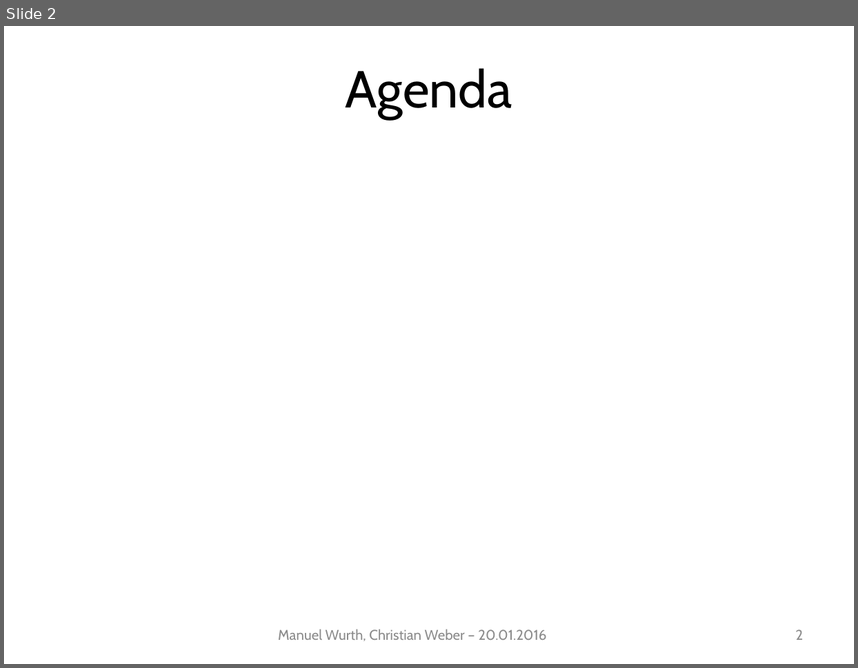
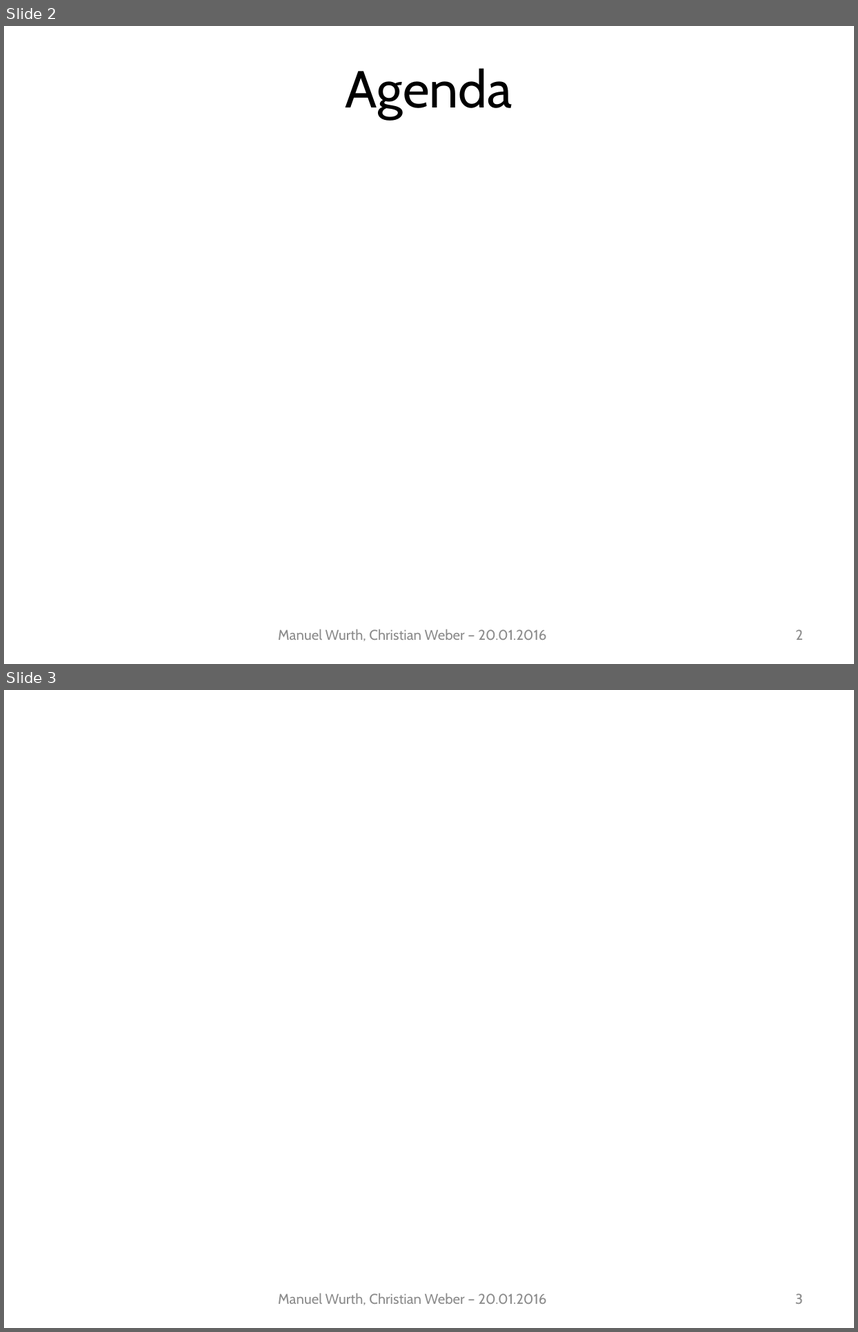
Before and after one commit to Mudvayne/FischertechnikSimulator, a slide deck: Documentation/Präsentation/Präsentation.pptx. Shown one above the other, each under a label of ours: slide 2 before the commit, slides 2 and 3 after it. The pictures are 858x668 and 858x1332 pixels, drawn with LibreOffice and Linux fonts; fonts in the diff are those of the drawing; background and template pictures are left out. Boxes give left, top, right and bottom in pixels: in the first picture for what was removed or moved away, otherwise in the second. Text is boxed around its words. In the diff, an @@ line names an element or a change of style, - is before the commit and + after.

```diff
--- a/Documentation/Präsentation/Präsentation.pptx
+++ b/Documentation/Präsentation/Präsentation.pptx
@@ slide 3 added at (4,690,854,1328), background #FFFFFF @@
@@ text added at (278,1292,546,1305), 12 pt, text #8C8C8C @@
+Manuel Wurth, Christian Weber – 20.01.2016
@@ page number added at (795,1293,803,1303), 12 pt, text #8C8C8C @@
+3
```
Also in this commit, not shown: 1 slide changed, 14 other slides added, 2 other files.
